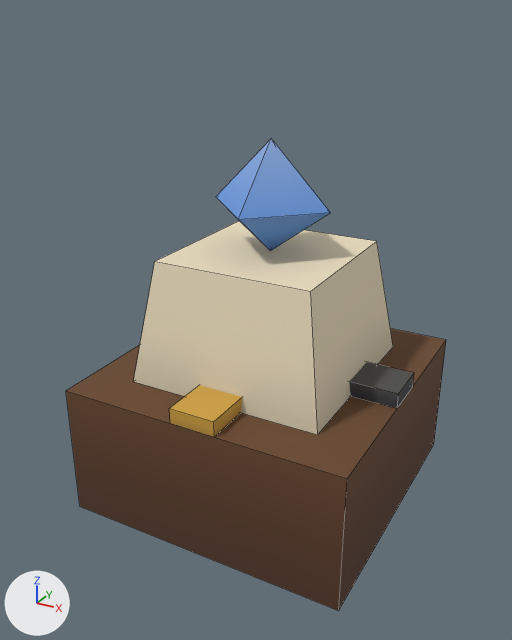
Two versions of the Blender file assets/machines/logi_filter_sorter.blend, one commit apart.
Before and after are seen from a 50 mm lens placed at (1.99, -3.81, 3.11), pointed at (-0.03, -0.14, 1.27). Lighting does not change. The marker at lower left points along +X, +Y and +Z. The picture after the commit comes second. Mesh edges are drawn as thin lines.

The older version as bpy lines, for what is in view:
```python
me_logi_filter_sorter = bpy.data.meshes.new('logi_filter_sorter')
me_logi_filter_sorter.from_pydata(...)  # 38 vertices, 32 faces; spans x -0.95..0.95, y -0.95..0.95, z 0.0..2.4
me_logi_filter_sorter.materials.append(mat_villagepalette)  # picture img_village_palette_png
ob_logi_filter_sorter = bpy.data.objects.new('logi_filter_sorter', me_logi_filter_sorter)
ob_logi_filter_sorter.location = (0.0, 0.0, 0.0)
```
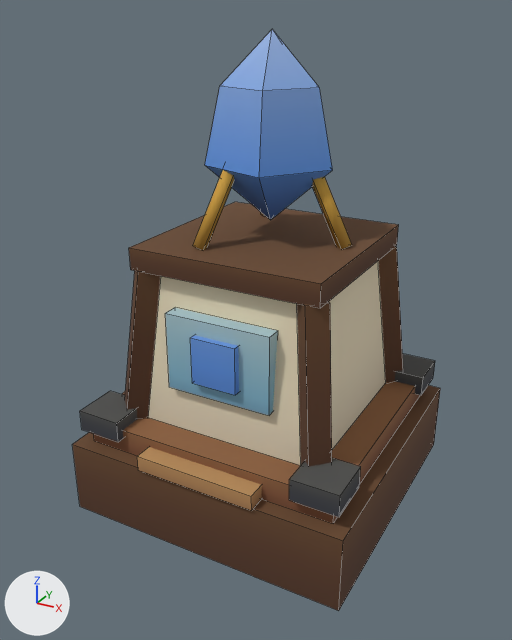
What differs and where, as boxes (x1, y1, x2, y2) in the pictures (512 x 640 px):
'logi_filter_sorter', reshaped (23% taller): before (66, 138, 446, 611); after (72, 29, 440, 611)
part 1 of me_logi_filter_sorter, added (brown): after (94, 381, 420, 523)
part 2 of me_logi_filter_sorter, added: after (80, 391, 137, 442)
part 3 of me_logi_filter_sorter, added: after (289, 458, 361, 517)
part 4 of me_logi_filter_sorter, added: after (395, 354, 435, 395)
part 5 of me_logi_filter_sorter, added (brown): after (129, 202, 399, 308)
part 6 of me_logi_filter_sorter, added (cyan): after (165, 308, 278, 415)
part 7 of me_logi_filter_sorter, added (blue): after (190, 335, 239, 395)
part 8 of me_logi_filter_sorter, added (brown): after (137, 447, 262, 511)
part 9 of me_logi_filter_sorter, rebuilt: before (133, 221, 393, 435); after (148, 261, 386, 465)
part 10 of me_logi_filter_sorter, rebuilt (10% wider, 68% taller): before (216, 138, 331, 251); after (205, 29, 332, 220)
part 11 of me_logi_filter_sorter, deleted (orange): before (169, 385, 242, 437)
part 12 of me_logi_filter_sorter, deleted: before (349, 362, 414, 408)
part 13 of me_logi_filter_sorter, cut back: before (66, 328, 446, 611); after (72, 170, 440, 611)

The change, as a list of edits to the scene's bpy script:
```text
Change me_logi_filter_sorter:
    used by ob_logi_filter_sorter; location = (0.0, 0.0, 0.0)
    remove me_logi_filter_sorter.from_pydata(...)  # 38 vertices, 32 faces; spans x -0.95..0.95, y -0.95..0.95, z 0.0..2.4
    add me_logi_filter_sorter.from_pydata(...)  # 164 vertices, 129 faces; spans x -0.97..0.95, y -0.97..0.95, z 0.0..3.0
    me_logi_filter_sorter part 1: a new loose piece, a box spanning x -0.85..0.85, y -0.85..0.85, z 0.5..0.66, in mat_villagepalette (picture img_village_palette_png)
    me_logi_filter_sorter part 2: a new loose piece, a box spanning x -0.9..-0.6, y -0.9..-0.6, z 0.6..0.74, in mat_villagepalette (picture img_village_palette_png)
    me_logi_filter_sorter part 3: a new loose piece, a box spanning x 0.6..0.9, y -0.9..-0.6, z 0.6..0.74, in mat_villagepalette (picture img_village_palette_png)
    me_logi_filter_sorter part 4: a new loose piece, a box spanning x 0.6..0.9, y 0.6..0.9, z 0.6..0.74, in mat_villagepalette (picture img_village_palette_png)
    me_logi_filter_sorter part 5: a new loose piece, a box spanning x -0.62..0.62, y -0.62..0.62, z 1.66..1.8, in mat_villagepalette (picture img_village_palette_png)
    me_logi_filter_sorter part 6: a new loose piece, a box spanning x -0.35..0.35, y -0.67..-0.57, z 0.95..1.45, in mat_villagepalette (picture img_village_palette_png)
    me_logi_filter_sorter part 7: a new loose piece, a box spanning x -0.15..0.15, y -0.71..-0.65, z 1.05..1.35, in mat_villagepalette (picture img_village_palette_png)
    me_logi_filter_sorter part 8: a new loose piece, a box spanning x -0.4..0.4, y -0.97..-0.47, z 0.5..0.6, in mat_villagepalette (picture img_village_palette_png)
    me_logi_filter_sorter part 9: the loose piece of 8 vertices spanning x -0.65..0.65, y -0.65..0.65, z 0.9..1.7 is rebuilt with 8 vertices and now spans x -0.65..0.65, y -0.65..0.65, z 0.66..1.66
    me_logi_filter_sorter part 10: the loose piece of 6 vertices spanning x -0.4..0.4, y -0.4..0.4, z 1.7..2.4 is rebuilt with 12 vertices and now spans x -0.32..0.4, y -0.38..0.38, z 1.9..3.0
    me_logi_filter_sorter part 11: the loose piece of 8 vertices spanning x -0.15..0.15, y -0.95..-0.35, z 0.9..1.0 is deleted
    me_logi_filter_sorter part 12: the loose piece of 8 vertices spanning x 0.35..0.95, y -0.15..0.15, z 0.9..1.0 is deleted
    me_logi_filter_sorter part 13
    4 vertices are removed from x -0.95..0.95, y -0.95..0.95, z 0.9
    5 faces are deleted
    44 vertices are added at x -0.95..0.95, y -0.95..0.95, z 0.5..2.32
    8 new vertices lie (0.1, 0.1, 0.0) away from vertices in x -0.75..0.65, y -0.75..0.65, z 0.65..1.67
    8 new vertices lie (0.1, -0.1, 0.0) away from vertices in x -0.75..0.65, y -0.65..0.75, z 0.65..1.67
    35 new faces join them
    12 new faces join them, smooth
    other edits to the shape of me_logi_filter_sorter do not show in these pictures
```
